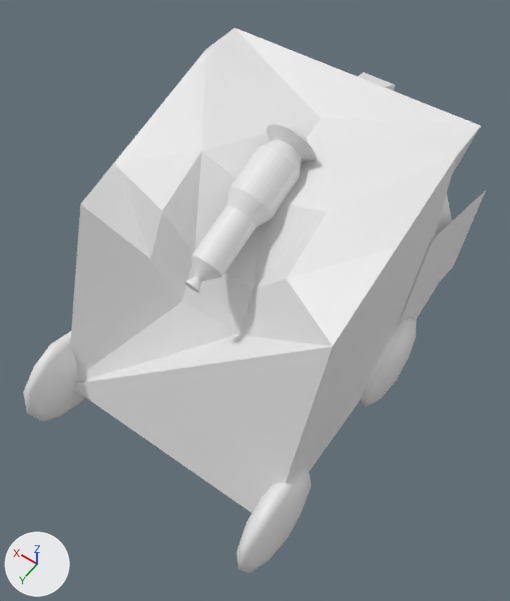
An edit to the Blender file Blender/hunter.blend, drawn before and after from the same camera.
Rendered twice from a 50 mm lens placed at (-1.98, 2.55, 3.94), pointed at (-0.03, -0.16, -0.33). Lighting does not change. The marker at lower left points along +X, +Y and +Z.

The scene before the commit, as lines of its bpy script (objects in view):
```python
me_cylinder_002 = bpy.data.meshes.new('Cylinder.002')
me_cylinder_002.from_pydata(...)  # 320 vertices, 290 faces; spans x -1.16..1.16, y -1.16..1.16, z -4.97..2.55
me_icosphere_004 = bpy.data.meshes.new('Icosphere.004')
me_icosphere_004.from_pydata(...)  # an icosphere of 80 faces spanning x -0.95..0.95, y -1.0..1.0, z -1.0..1.0
me_icosphere_004.polygons.foreach_set('use_smooth', [True] * 80)
me_plane = bpy.data.meshes.new('Plane')
me_plane.from_pydata([(-1.0, -1.0, 0.0), (1.0, -1.0, 0.0), (-1.0, 1.0, 0.0), (1.0, 1.0, 0.0)], [], [(0, 1, 3, 2)])
ob_br_wheel = bpy.data.objects.new('BR wheel', me_icosphere_004)
ob_br_wheel.location = (-0.999, 0.943, -0.968)
ob_br_wheel.scale = (0.135, 0.437, 0.437)
ob_cylinder = bpy.data.objects.new('Cylinder', me_cylinder_002)
ob_cylinder.location = (0.0, -0.317, 0.734)
ob_cylinder.rotation_euler = (1.217, 0.0, 0.0)  # degrees (70, 0, 0)
ob_cylinder.scale = (0.17, 0.17, 0.17)
ob_right_plate = bpy.data.objects.new('Right plate', me_plane)
ob_right_plate.location = (-1.006, -1.411, -0.32)
ob_right_plate.rotation_euler = (-1.571, 1.904, -1.571)  # degrees (-90, 109, -90)
ob_right_plate.scale = (0.397, 0.62, 0.397)
# also in view: 'FR wheel' at (-1.0, -0.69, -0.97); 'BL wheel' at (1.05, 0.94, -0.97); 'Body' at (0.0, -0.47, 0.0)
```
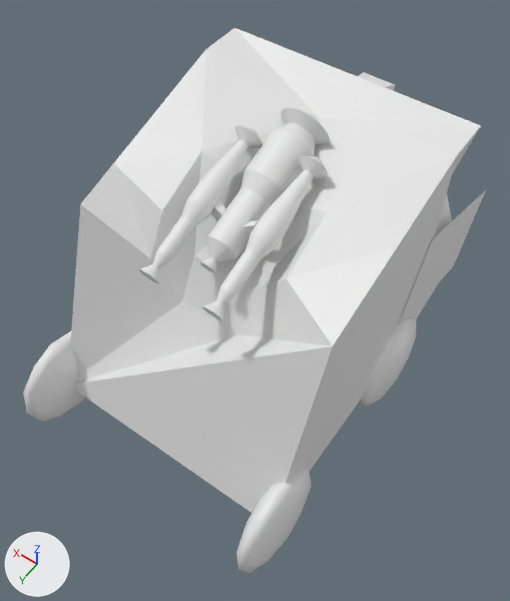
Edits to the scene script, one JSON object a line:
```json
{"op": "add", "block": "me_cube_009", "code": ["me_cube_009 = bpy.data.meshes.new('Cube.009')", "me_cube_009.from_pydata(...)  # a box spanning x -1.0..1.0, y -1.0..1.0, z -1.0..1.0"]}
{"op": "add", "block": "me_cylinder_004", "code": ["me_cylinder_004 = bpy.data.meshes.new('Cylinder.004')", "me_cylinder_004.from_pydata(...)  # 288 vertices, 258 faces; spans x -1.22..1.22, y -1.22..1.22, z -7.2..6.32"]}
{"op": "set", "path": "ob_cylinder.location", "old": "(0.0, -0.317, 0.734)", "new": "(0.0, -0.484, 0.763)"}
{"op": "add", "block": "ob_jet_right_connector", "code": ["ob_jet_right_connector = bpy.data.objects.new('Jet right connector', me_cube_009)", "ob_jet_right_connector.location = (-0.138, 0.004, 0.652)", "ob_jet_right_connector.rotation_euler = (0.0, -0.925, 0.0)  # degrees (0, -53, 0)", "ob_jet_right_connector.scale = (0.0461, 0.0286, 0.067)"]}
{"op": "add", "block": "ob_jet_left_connector", "code": ["ob_jet_left_connector = bpy.data.objects.new('Jet left connector', me_cube_009.copy())", "ob_jet_left_connector.location = (0.134, 0.004, 0.652)", "ob_jet_left_connector.rotation_euler = (0.0, 0.933, 0.0)  # degrees (0, 53, 0)", "ob_jet_left_connector.scale = (0.0461, 0.0286, 0.067)"]}
{"op": "add", "block": "ob_jet_right", "code": ["ob_jet_right = bpy.data.objects.new('Jet right', me_cylinder_004)", "ob_jet_right.location = (-0.267, 0.0, 0.722)", "ob_jet_right.rotation_euler = (1.222, 0.0, 0.0)  # degrees (70, 0, 0)", "ob_jet_right.scale = (0.0893, 0.0893, 0.0893)"]}
{"op": "add", "block": "ob_jet_left", "code": ["ob_jet_left = bpy.data.objects.new('Jet left', me_cylinder_004.copy())", "ob_jet_left.location = (0.242, 0.0, 0.722)", "ob_jet_left.rotation_euler = (1.222, 0.0, 0.0)  # degrees (70, 0, 0)", "ob_jet_left.scale = (0.0893, 0.0893, 0.0893)"]}
```

Changed parts and their boxes (x1, y1, x2, y2) in the pictures (510 x 601 px):
```json
{"object": "Cylinder", "change": "moved", "before": [184, 125, 316, 293], "after": [200, 108, 330, 274]}
{"object": "Jet right", "change": "added", "after": [202, 155, 328, 321]}
{"object": "Jet left", "change": "added", "after": [139, 126, 263, 284]}
{"object": "Jet left connector", "change": "added", "after": [211, 201, 227, 221]}
{"object": "Jet right connector", "change": "added", "after": [244, 220, 259, 239]}
```
